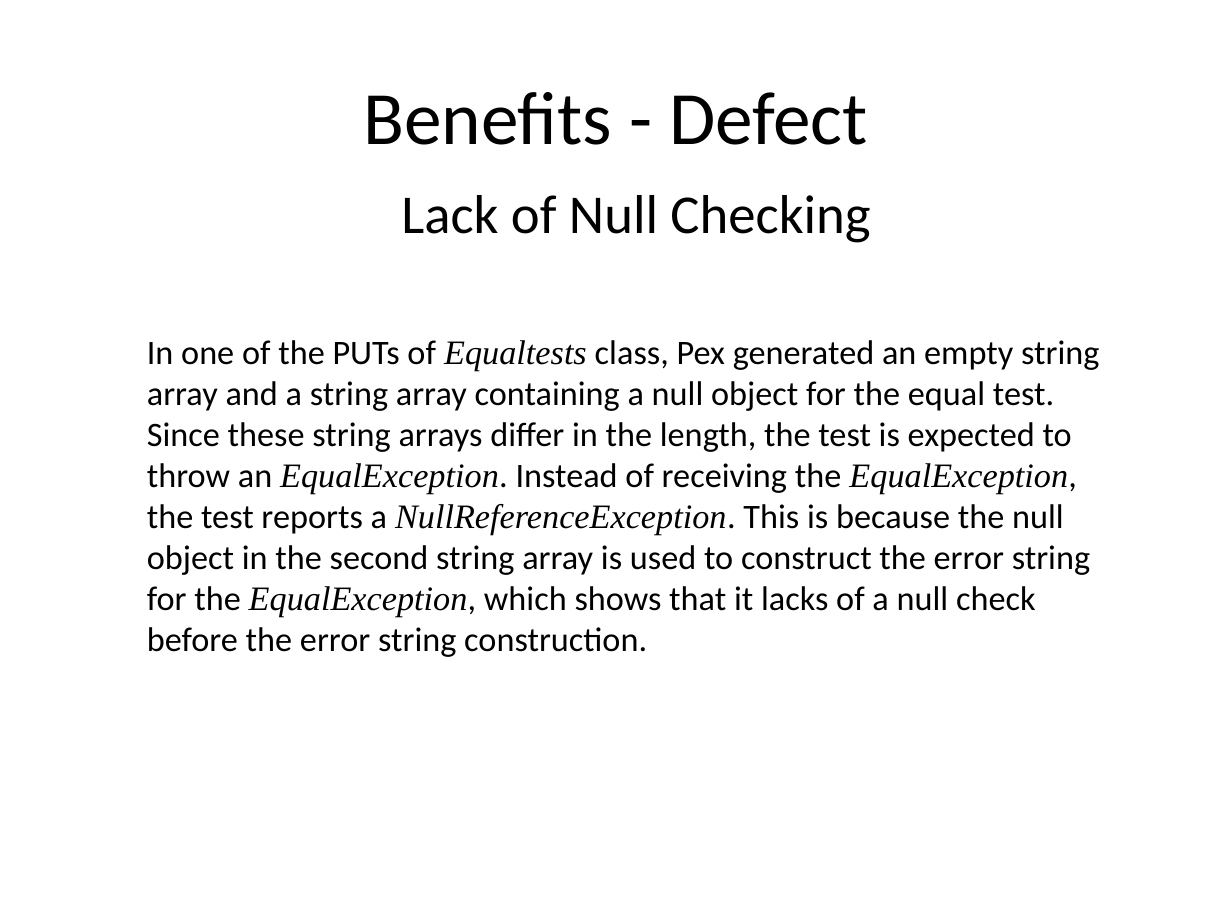
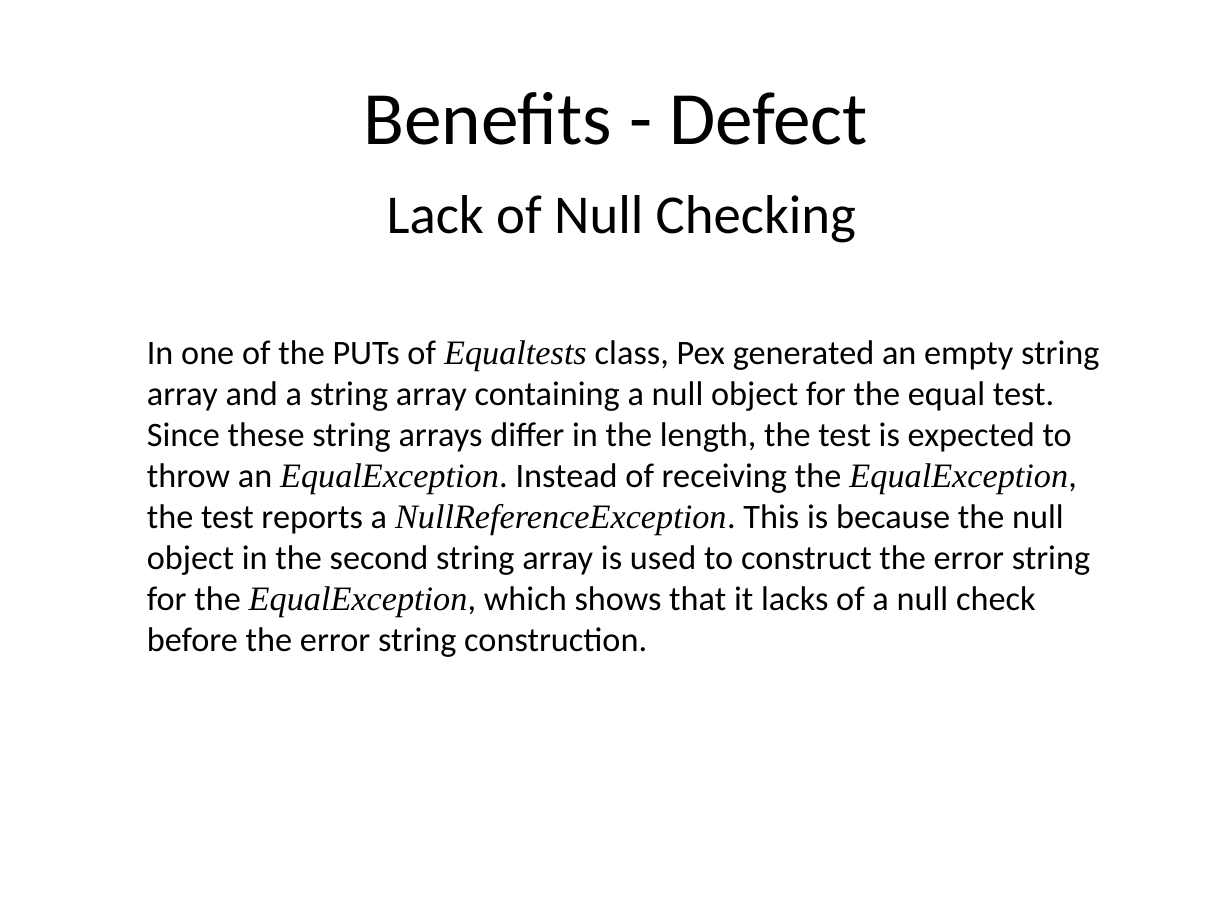
Before and after one commit to mentaman/cspat, a slide deck: slide 11 of xunit/report/Testing.ppt. Drawn at 1232x924 pixels with LibreOffice and Linux fonts; fonts in the diff are those of the drawing. Boxes give left, top, right and bottom in pixels: in the first picture for what was removed or moved away, otherwise in the second. Text is boxed around its words. In the diff, an @@ line names an element or a change of style, - is before the commit and + after.

```diff
--- a/xunit/report/Testing.ppt
+++ b/xunit/report/Testing.ppt
@@ text "Lack of Null Checking": place and size @@
-text "Lack of Null Checking" at [401,195,870,243]
+text "Lack of Null Checking" at [387,195,856,243]
```
Also in this commit, not shown: 2 other files.
